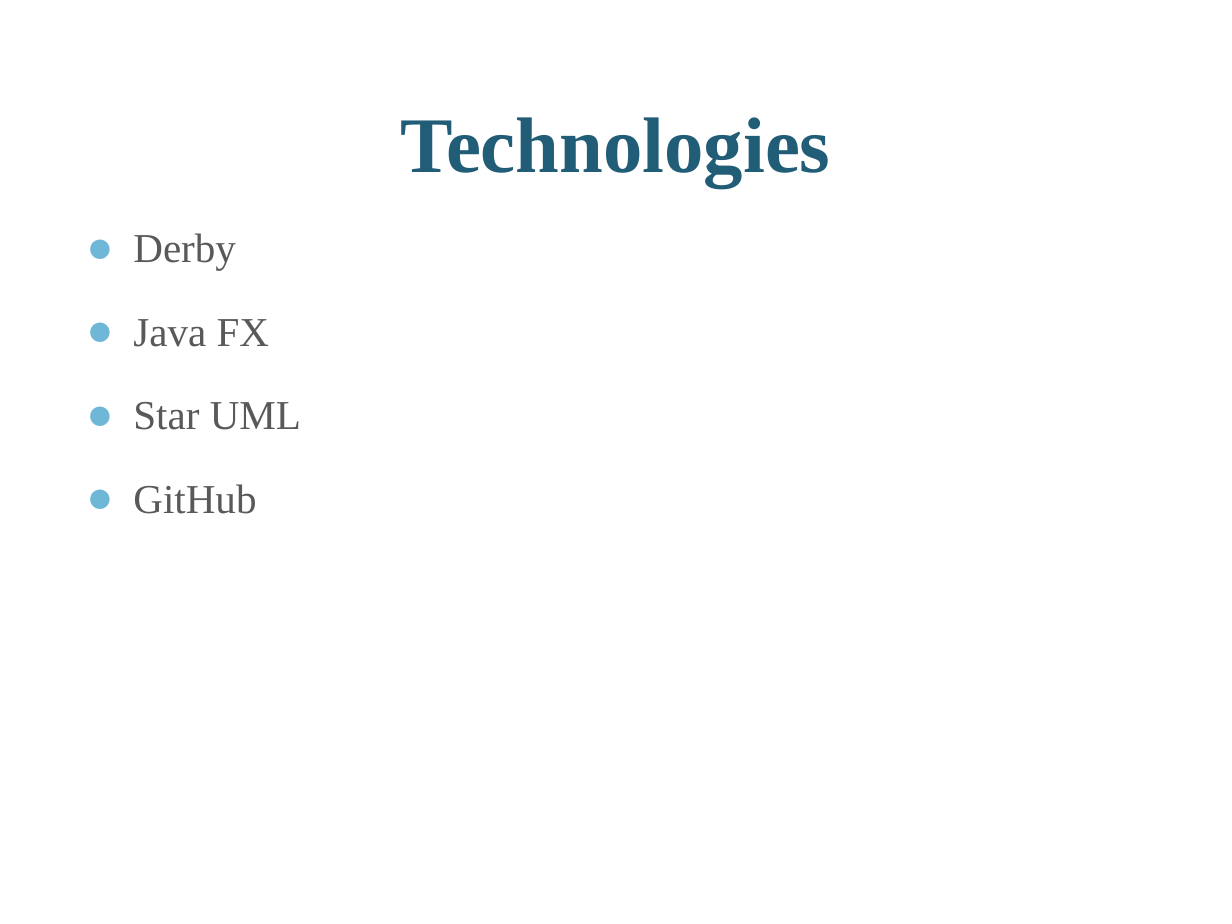
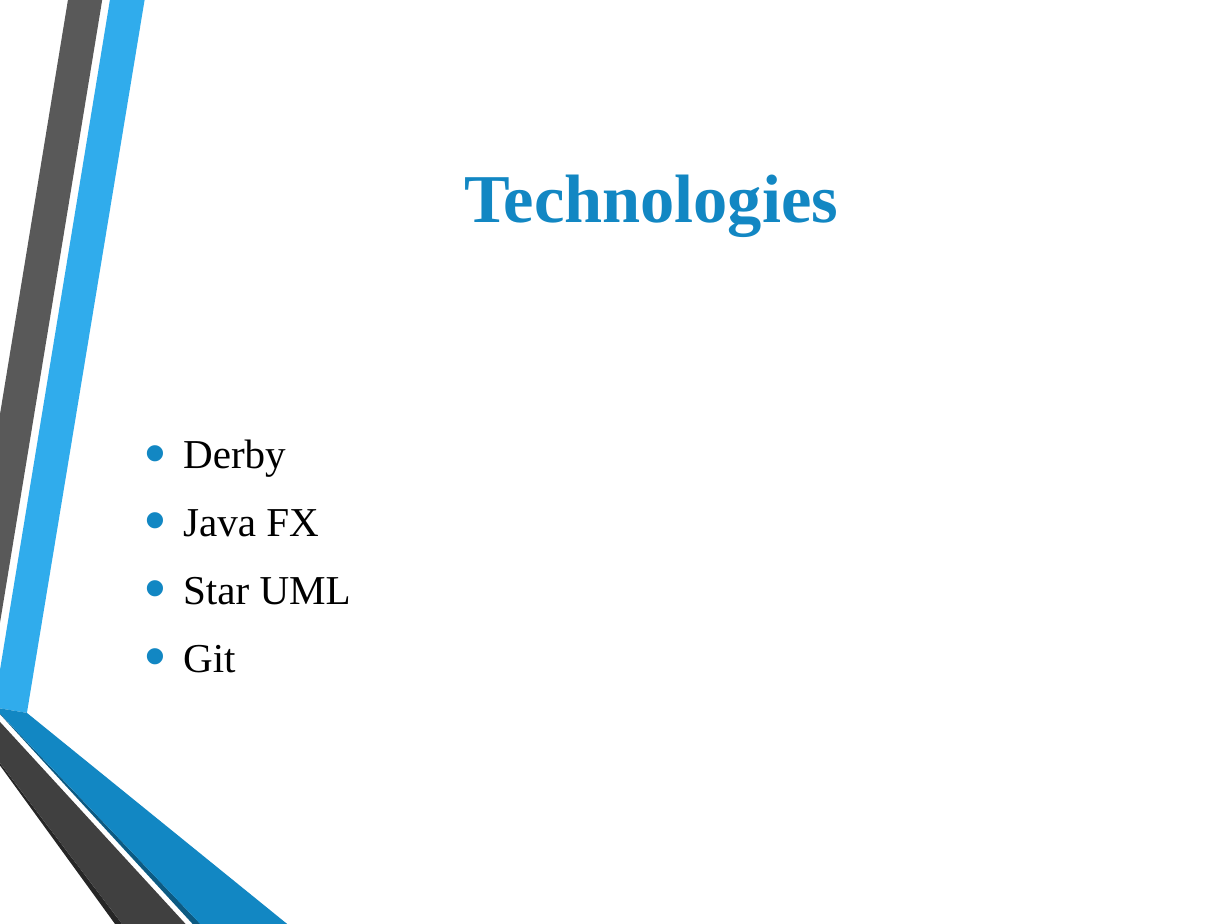
Before and after one commit to Purevdorj-Batgerel/MWA2018Nov, a slide deck: slide 3 of Document/CinemaBookingSystem_MPP.pptx. Drawn at 1232x924 pixels with LibreOffice and Linux fonts; fonts in the diff are those of the drawing; background and template pictures are left out. Boxes give left, top, right and bottom in pixels: in the first picture for what was removed or moved away, otherwise in the second. Text is boxed around its words. In the diff, an @@ line names an element or a change of style, - is before the commit and + after.

```diff
--- a/Document/CinemaBookingSystem_MPP.pptx
+++ b/Document/CinemaBookingSystem_MPP.pptx
@@ title "Technologies": place and size @@
-title "Technologies" at [401,117,831,188]
+title "Technologies" at [465,174,839,235]
@@ title "Technologies" at [465,174,839,235]: size 46 to 40 pt, text colour #215D77 to #1287C3; vertical alignment bottom to middle @@
@@ text "Derby": place and size @@
-text "Derby" at [133,233,301,514]
+text "Derby" at [183,439,351,673]
@@ text "Derby" at [183,439,351,673]: vertical alignment top to middle @@
@@ text at [183,439,351,605]: text colour #595959 to #000000 in "Derby", "Java FX", "Star UML"; bullet ● to •; less space between paragraphs; bullet colour #6FB7D7 to #1287C3 @@
@@ text at [183,644,235,673]: text changed; text colour #595959 to #000000 @@
-● GitHub
+• Git
@@ group added at [0,0,287,924]: 6 freeform shapes @@
```
Also in this commit, not shown: 9 other slides changed, 1 slide added.
